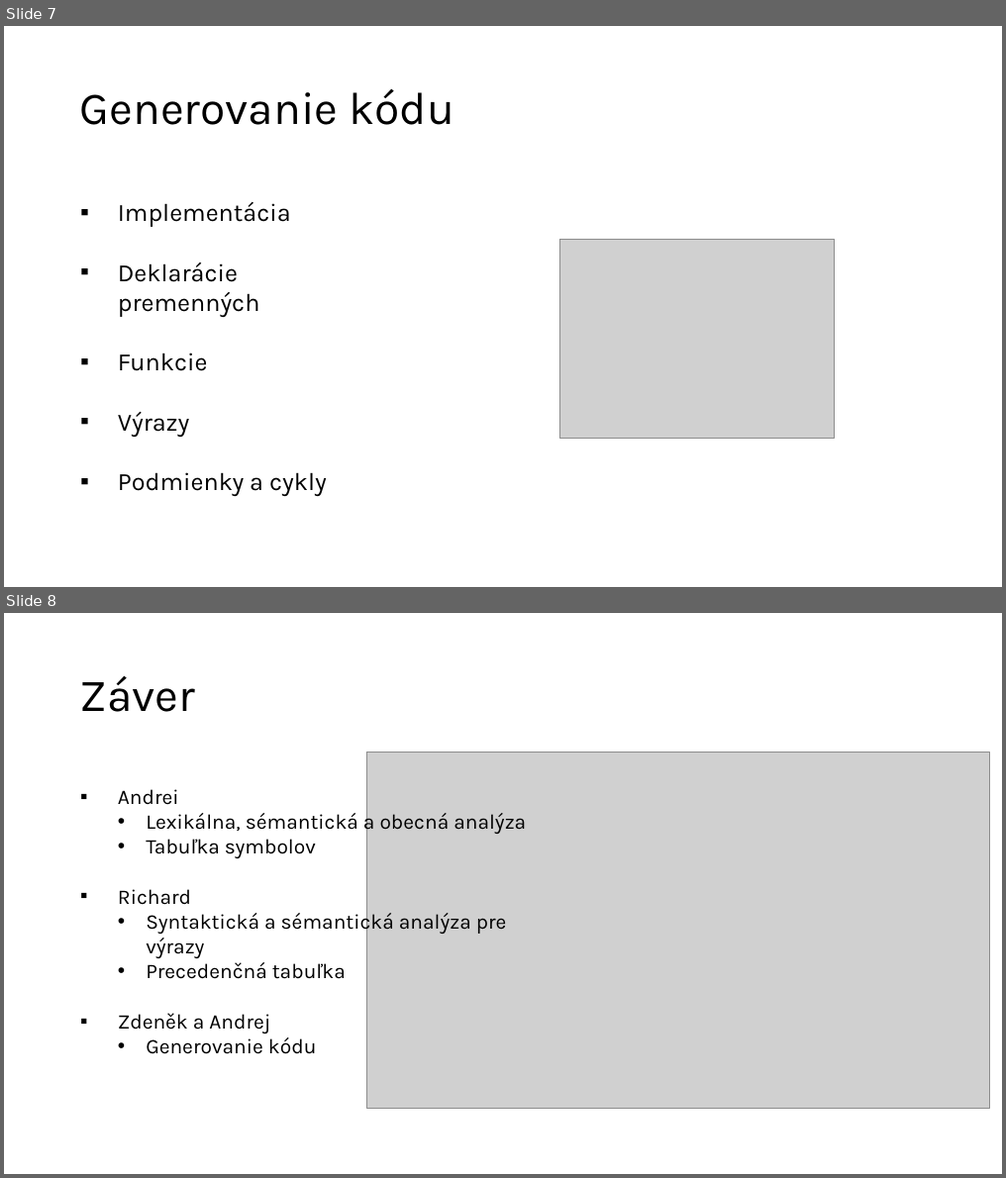
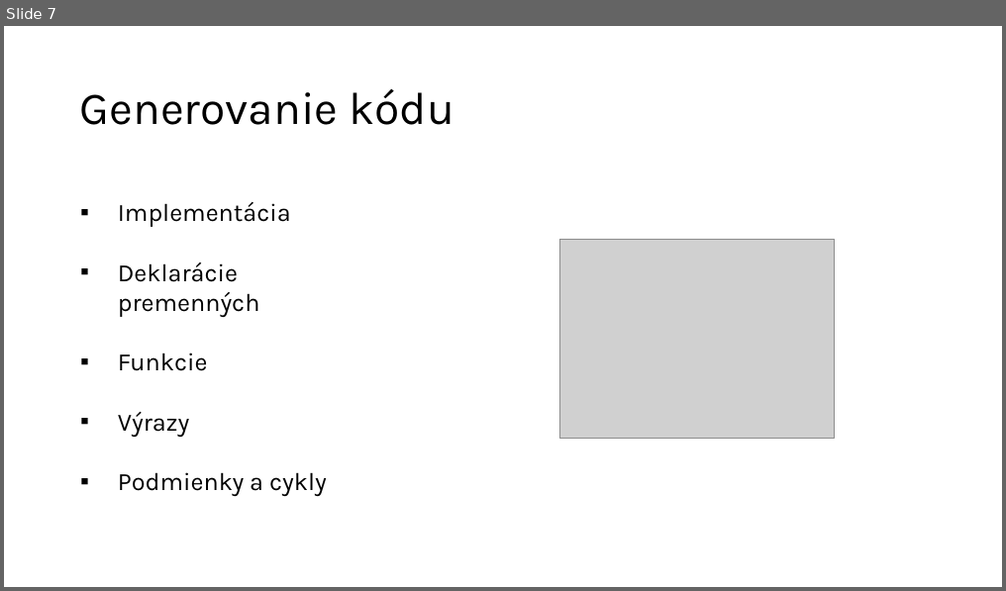
Before and after one commit to AndreiShchepa/BUT_COMPILER_2021, a slide deck: documentation/Presentation.pptx. Shown one above the other, each under a label of ours: slides 7 and 8 before the commit, slide 7 after it. The pictures are 1006x1178 and 1006x591 pixels, drawn with LibreOffice and Linux fonts; fonts in the diff are those of the drawing; grey boxes stand for pictures. Boxes give left, top, right and bottom in pixels: in the first picture for what was removed or moved away, otherwise in the second. Text is boxed around its words. In the diff, an @@ line names an element or a change of style, - is before the commit and + after.

Commit message:
fixed záver

```diff
--- a/documentation/Presentation.pptx
+++ b/documentation/Presentation.pptx
@@ slide 8 removed at [4, 613, 1002, 1174], background #FFFFFF @@
@@ title removed at [80, 675, 195, 712] @@
-Záver
@@ picture removed at [367, 753, 990, 1109] @@
@@ text removed at [118, 789, 526, 1034] @@
-▪ Andrei
-  • Lexikálna, sémantická a obecná analýza
-  • Tabuľka symbolov
-▪ Richard
-  • Syntaktická a sémantická analýza pre výrazy
-  • Precedenčná tabuľka
-▪ Zdeněk a Andrej
-  • Generovanie kódu
```
Also in this commit, not shown: 1 slide added, 1 other file.
